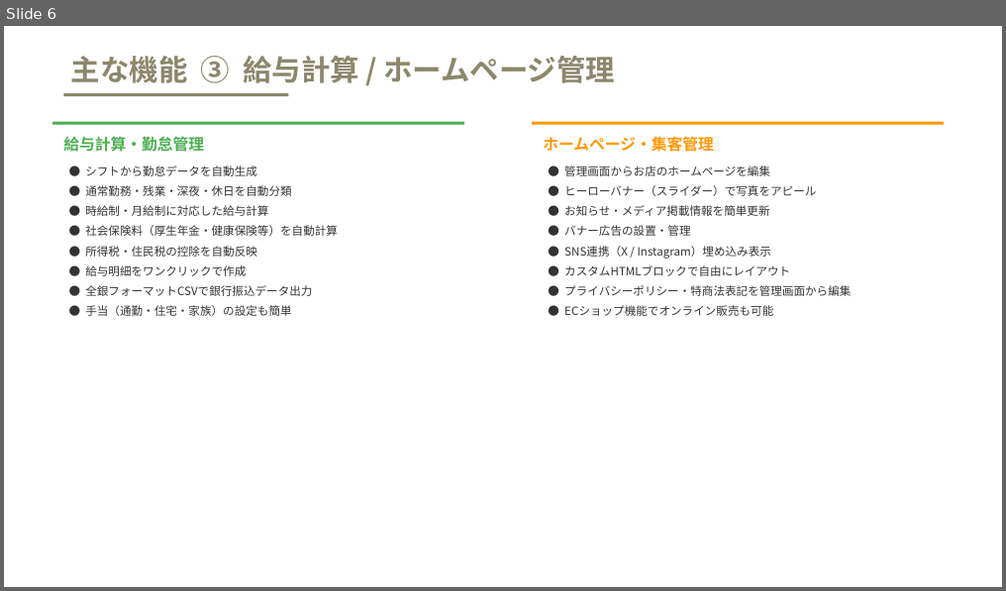
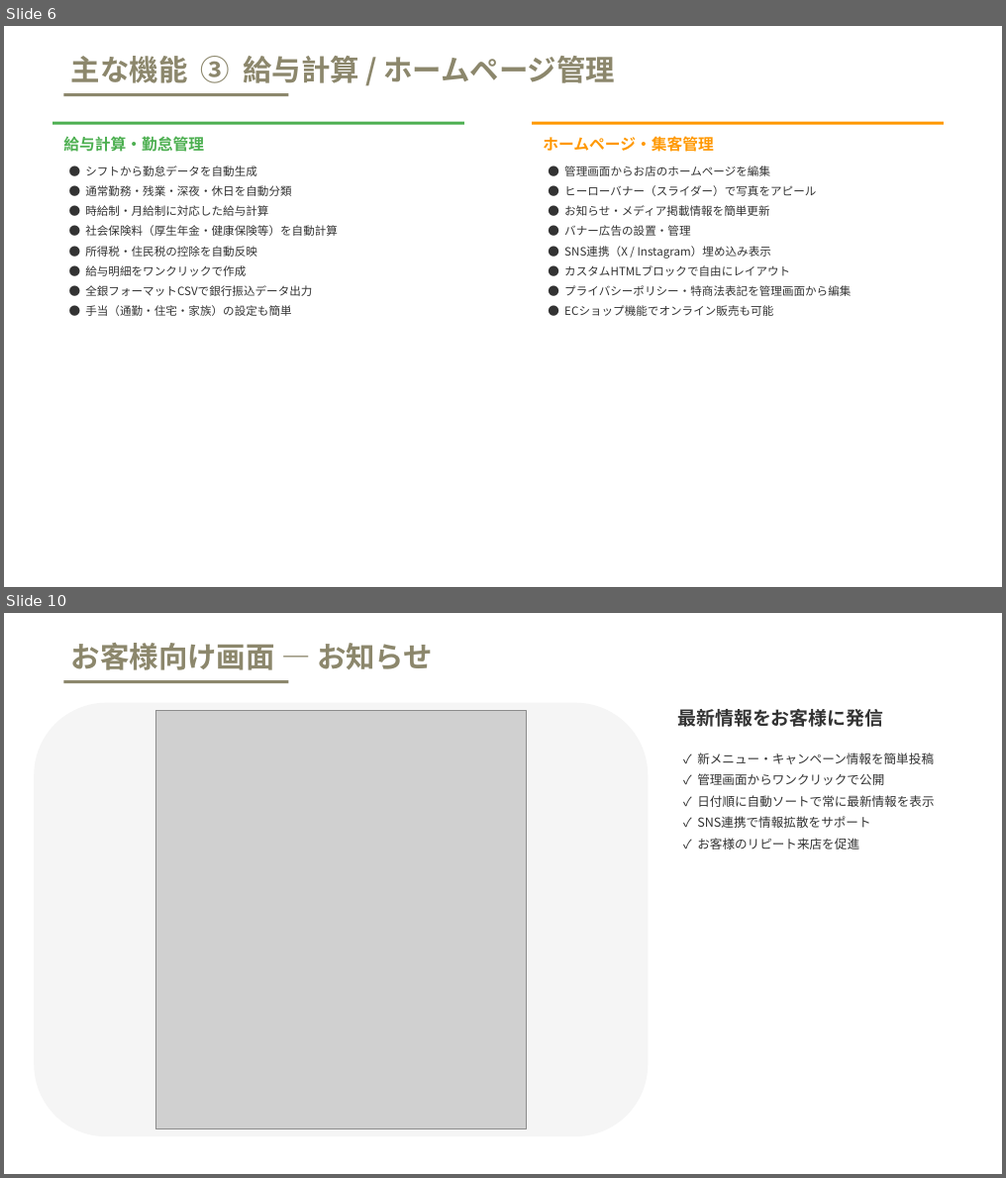
Before and after one commit to FUHI12342/NewFUHI, a slide deck: docs/TimeBaiBai_サービス紹介資料.pptx. Shown one above the other, each under a label of ours: slide 6 before the commit, slides 6 and 10 after it; the slides between them are not shown. The pictures are 1006x591 and 1006x1178 pixels, drawn with LibreOffice and Linux fonts; fonts in the diff are those of the drawing; grey boxes stand for pictures. Boxes give left, top, right and bottom in pixels: in the first picture for what was removed or moved away, otherwise in the second. Text is boxed around its words. In the diff, an @@ line names an element or a change of style, - is before the commit and + after.

```diff
--- a/docs/TimeBaiBai_サービス紹介資料.pptx
+++ b/docs/TimeBaiBai_サービス紹介資料.pptx
@@ slide 10 added at (4, 613, 1002, 1174), background #FFFFFF @@
@@ text added at (71, 643, 433, 670), 28 pt, text #8C876C, bold @@
+お客様向け画面 — お知らせ
@@ rectangle added at (63, 680, 288, 683), fill #8C876C @@
@@ rounded rectangle added at (34, 703, 648, 1137), fill #F5F5F5 @@
@@ picture added at (155, 710, 526, 1130) @@
@@ text added at (677, 709, 883, 727), 18 pt, text #333333, bold @@
+最新情報をお客様に発信
@@ text added at (697, 753, 934, 850), 12 pt, text #333333 @@
+✓ 新メニュー・キャンペーン情報を簡単投稿
+✓ 管理画面からワンクリックで公開
+✓ 日付順に自動ソートで常に最新情報を表示
+✓ SNS連携で情報拡散をサポート
+✓ お客様のリピート来店を促進
```
Also in this commit, not shown: 13 other slides added, 15 other files.
